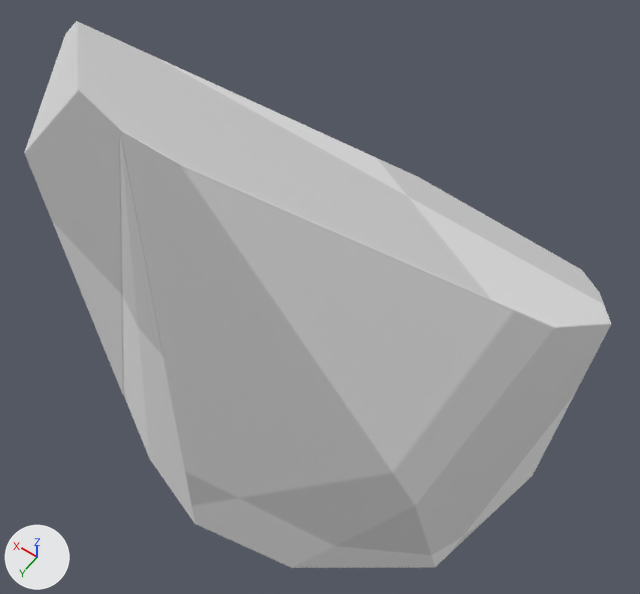
An edit to the glTF model public/assets/models/Project04.glb, drawn before and after from the same camera.
Camera for both pictures: a 50 mm camera at (-0.93, 1.41, 1.95) aimed at (-0.04, 0.17, 0.0). Arrows for +X, +Y and +Z are at lower left; the lights stay in place. The first picture is the older version.

Objects in the first picture: 'project04'.
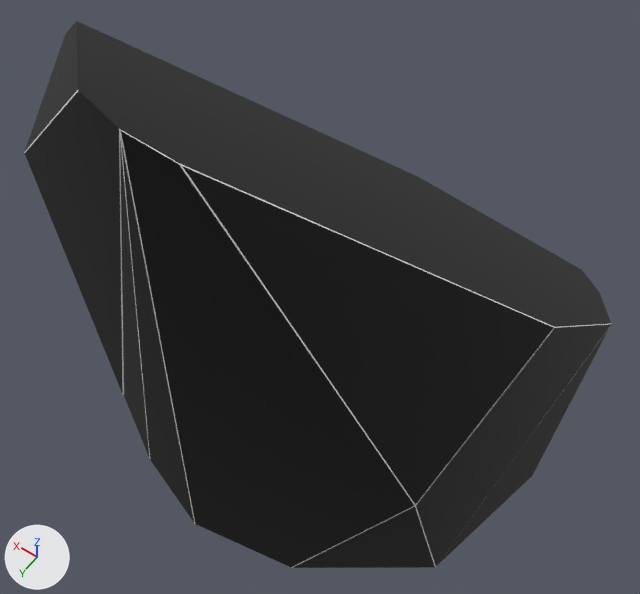
Where the change shows, as pixel boxes [x1, y1, x2, y2] in the pictures (640 x 594 px):
'project04', recoloured (grey to black)
    both: [24, 21, 611, 568]

The change, as a list of edits to the scene's bpy script:
```text
Change mat_facetdefault:
    add n3 = _N.new('ShaderNodeMix'); n3.name = 'Mix'
    add n3.data_type = 'RGBA'
    add n3.blend_type = 'MULTIPLY'
    add n3.inputs[0].default_value = 1.0  # 'Factor'
    add n4 = _N.new('ShaderNodeVertexColor'); n4.name = 'Color Attribute'
    where n2 = _N.new('ShaderNodeTexImage'); n2.name = 'Image Texture'
    where n0 = _N.new('ShaderNodeBsdfPrincipled'); n0.name = 'Principled BSDF'
    remove _L.new(n2.outputs[0], n0.inputs[0])  # 'Color' to 'Base Color'
    add _L.new(n3.outputs[2], n0.inputs[0])  # 'Result' to 'Base Color'
    add _L.new(n4.outputs[0], n3.inputs[7])  # 'Color' to 'B'
    add _L.new(n2.outputs[0], n3.inputs[6])  # 'Color' to 'A'
```
